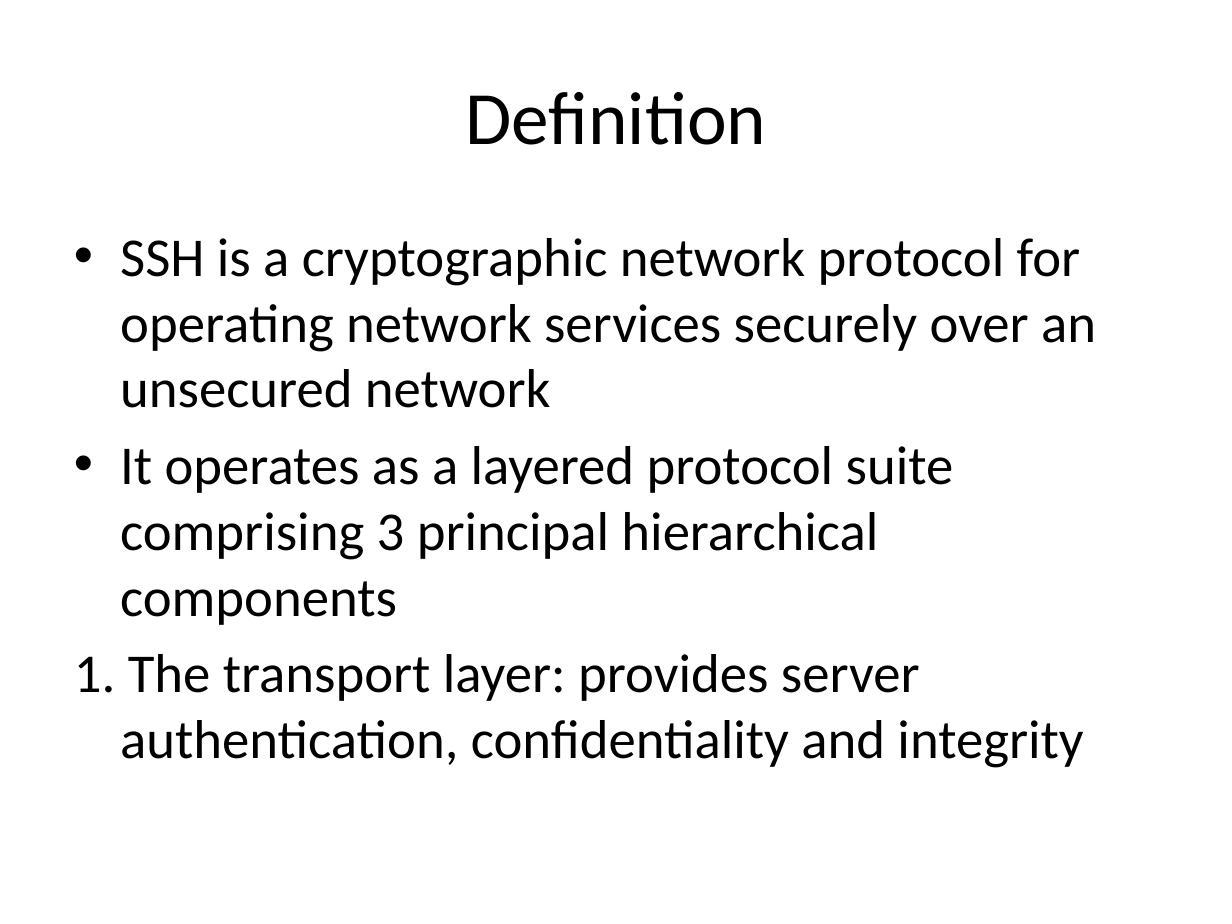
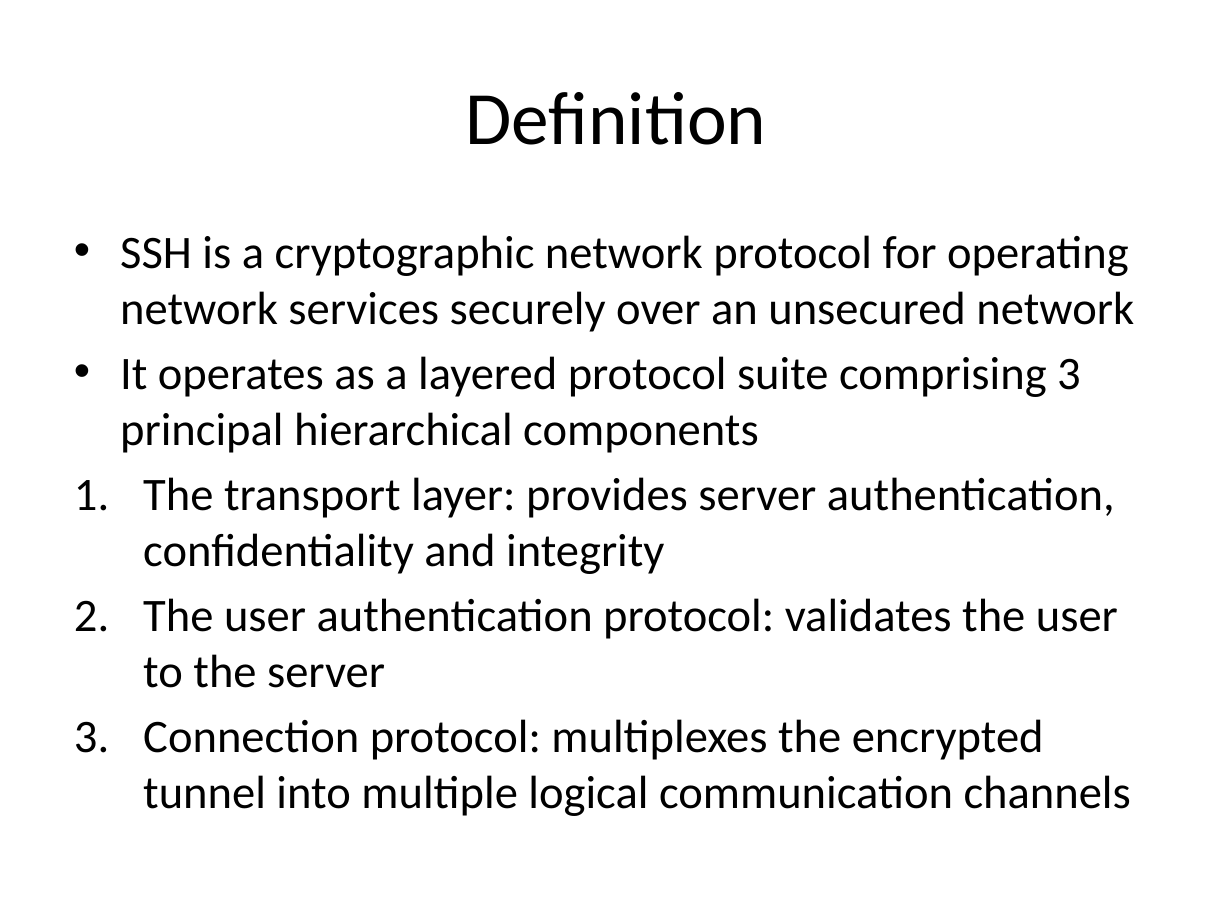
Before and after one commit to Dev-wonderful/Peer-learning-day, a slide deck: slide 4 of SSH-PLD.pptx. Drawn at 1232x924 pixels with LibreOffice and Linux fonts; fonts in the diff are those of the drawing. Boxes give left, top, right and bottom in pixels: in the first picture for what was removed or moved away, otherwise in the second. Text is boxed around its words. In the diff, an @@ line names an element or a change of style, - is before the commit and + after.

```diff
--- a/SSH-PLD.pptx
+++ b/SSH-PLD.pptx
@@ text at (x1=120, y1=235, x2=1134, y2=453): size 32 to 27.2 pt in "SSH is a cryptographic network protocol for ...", "It operates as a layered protocol suite ..." @@
@@ text at (x1=143, y1=477, x2=1131, y2=816): text changed; size 32 to 27.2 pt @@
-1. The transport layer: provides server authentication, confidentiality and integrity
+1. The transport layer: provides server authentication, confidentiality and integrity
+2. The user authentication protocol: validates the user to the server
+3. Connection protocol: multiplexes the encrypted tunnel into multiple logical communication channels
```
Also in this commit, not shown: 2 slides added.
